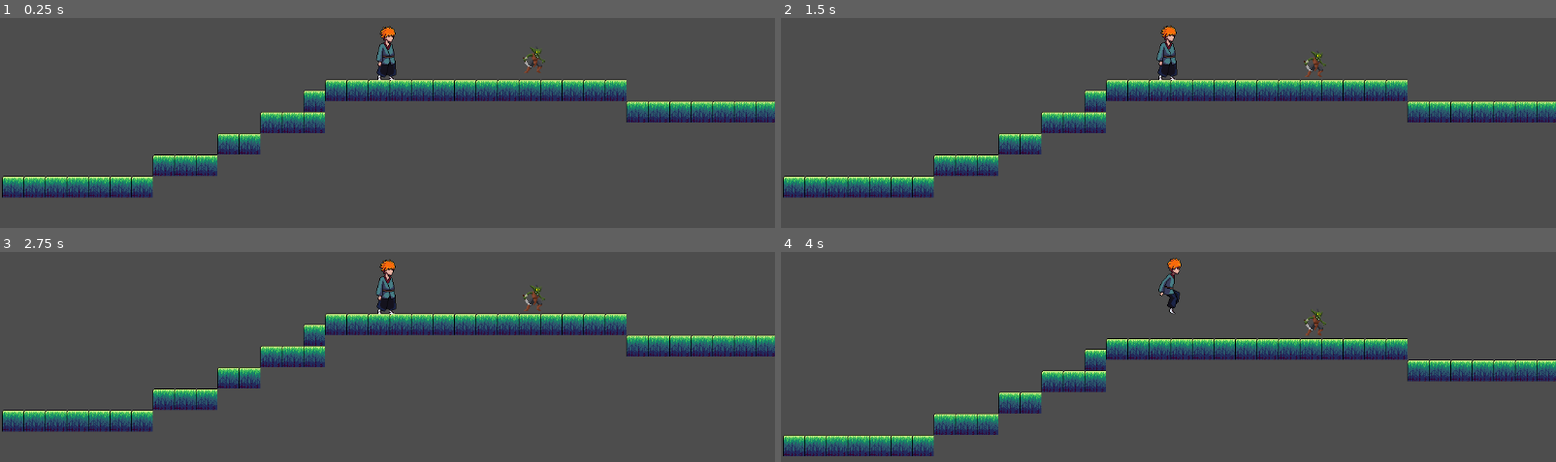
Above: before the commit, frames 1-4 (two rows, left to right).
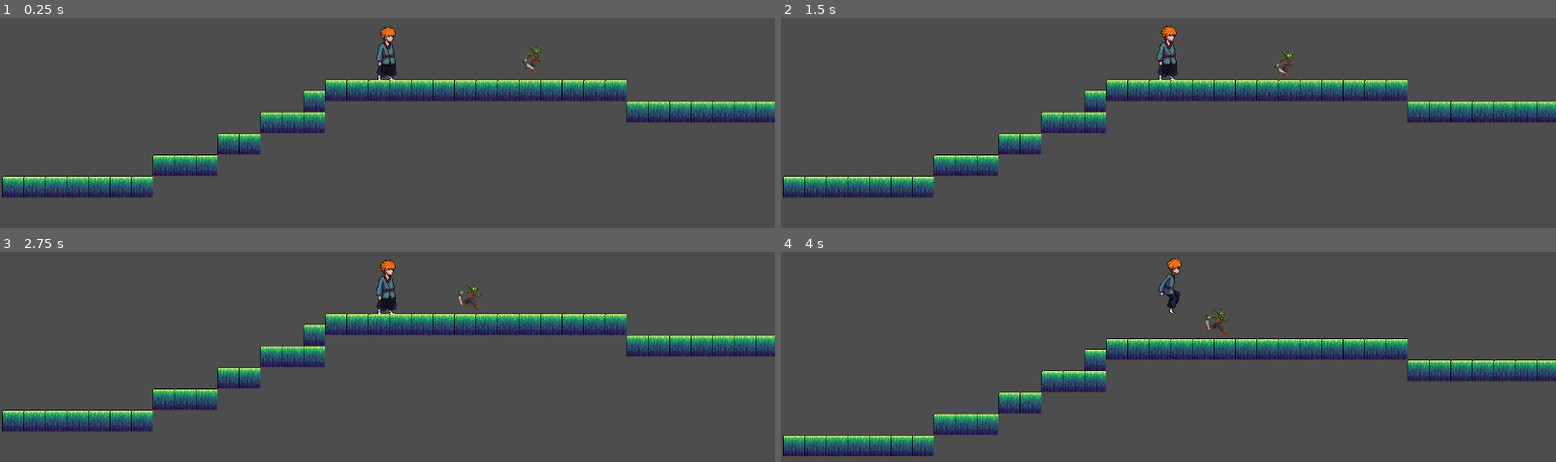
Above: after the commit, the same moments.

Repository: ansh33430w/Foolish-adventure
Game: Godot game, scene res://check.tscn
Two runs of this game, one before a commit and one after it. Both use one fixed random seed, a clock stepped at 60 frames per second and the inputs below. Before the commit the project has no main scene; this scene is started directly in both runs.
Inputs (mouse positions are in pixels of both pictures, inside the frame that each line leads up to):
- Up to frame 1 (0.25 s): no input
- Up to frame 2 (1.5 s): tap Enter at 0.5 s; move the mouse to (outside the picture) at 0.52 s; hold Shift (run) 0.53-1.28 s; hold Up from 0.53 s (still down); click (outside the picture) at 0.6 s; tap Space (jump) at 0.77 s; move the mouse to (1013, 57) at 1.27 s; tap Shift (run) at 1.35 s
- Up to frame 3 (2.75 s): tap Space (jump) at 1.52 s; click (232, 291) at 1.55 s; move the mouse to (outside the picture) at 2.02 s; release Up at 2.03 s; hold Right (left) from 2.03 s (still down); hold Shift (run) from 2.03 s (still down); click (outside the picture) at 2.1 s
- Up to frame 4 (4 s): move the mouse to (1129, 357) at 2.77 s; release Right (left) at 2.78 s; release Shift (run) at 2.78 s; hold Up from 2.78 s (still down); tap Shift (run) at 2.85 s; tap Space (jump) at 3.02, 3.77 s; click (1129, 357) at 3.05 s; move the mouse to (1401, 336) at 3.52 s; hold Shift (run) from 3.53 s (still down); tap Alt at 3.6 s

The runs differ from the first frame. In frame 1, 0.1% of the frame differs, in the area x 67-71%, y 13-27%; in frame 2, 0.3%; in frame 3, 0.3%; in frame 4, 0.3%, in the area x 54-71%, y 27-40%.

Commit message:
fixing typo and logic error's

Diff:
--- a/goblin.tscn
+++ b/goblin.tscn
@@ -251,7 +251,7 @@
 animation = &"idle"
 
 [node name="CollisionPolygon2D" type="CollisionPolygon2D" parent="." unique_id=1027102069]
-position = Vector2(3.8146973e-06, -2.6624985)
+position = Vector2(1, -4)
 scale = Vector2(0.99999994, 1.2465279)
 polygon = PackedVector2Array(59, 0, 64, 0, 71, -8, 74, -10, 78, -9, 79, -6, 78, -5, 76, -3, 78, -1, 82, -1, 82, -3, 82, …(181 unchanged characters)…
 
--- a/project.godot
+++ b/project.godot
@@ -11,6 +11,7 @@
 [application]
 
 config/name="Foolish adventure"
+run/main_scene="uid://ch53epde23cf5"
 config/features=PackedStringArray("4.6", "Forward Plus")
 config/icon="res://icon.svg"
 
--- a/scripts/goblin.gd
+++ b/scripts/goblin.gd
@@ -6,7 +6,7 @@
 var gravity = 1200
 var fallcap = 700
 
-const maxhealth = 50
+const maxhealth = 52
 
 var health = maxhealth
 
@@ -87,38 +87,41 @@
 		atkcdn -= delta
 
 
+@warning_ignore("unused_parameter")
 func movement(delta) -> void:
 	if state == states.hurt or state ==states.death:
 		velocity.x = 0.0
 
 	if target == null :
-		#search(delta)
+		search(delta)
 		return
 	var distance = global_position.distance_to(target.global_position)
 	if state == states.atk:
 		velocity.x = 0
 		return
 	if distance <= 40 and atkcdn<= 0.0:
-		#attack()
+		attack()
 		pass
 	elif distance<= 200.0:
-		#hunt(delta)
+		hunt(delta)
 		pass
 	else:
 		target = null
-		#search(delta)
+		search(delta)
+
 
 func search(delta) ->void:
 	state =states.search
 
 	if (checkwall and checkwall.is_colliding()) or (checkledge and  not checkledge.is_colliding()):
-		searchspd *= 1
+		searchspd *= -1
 	velocity.x = searchdir*searchspd
 	animated_sprite_2d.flip_h = searchdir < 0
 
 
 
 
+@warning_ignore("unused_parameter")
 func hunt(delta) -> void:
 	state = states.hunt
 	var dir = sign(target.global_position.x- global_position.x)
@@ -129,10 +132,10 @@
 func attack()-> void:
 	state = states.atk
 	inaction = true
-	velocity.x = 0
+	velocity.x = 21
 	animated_sprite_2d.play("atk")
 
-	#fliping hitboxxx  :(
+	#fliping hitboxxx
 
 	hitbox.scale.x = -1  if animated_sprite_2d.flip_h else 1
 	collision_shape_2d.disabled = false
@@ -149,7 +152,8 @@
 
 func on_detect_body_exited(body:Node2D) -> void:
 	if body == target :
-		target == null
+
+		target = null
 
 
 func _on_hitbox_entered(area:Area2D) -> void:
@@ -169,9 +173,9 @@
 			if abs(velocity.x) >0.1 :
 				if not animated_sprite_2d.is_playing() or animated_sprite_2d.animation != "run":
 					animated_sprite_2d.play("run")
-				else :
-					if not animated_sprite_2d.is_playing() or animated_sprite_2d.animation!= "idle" :
-						animated_sprite_2d.play("idle")
+			else :
+				if not animated_sprite_2d.is_playing() or animated_sprite_2d.animation!= "idle" :
+					animated_sprite_2d.play("idle")
 
 
 
Not shown, changed: .gitignore
